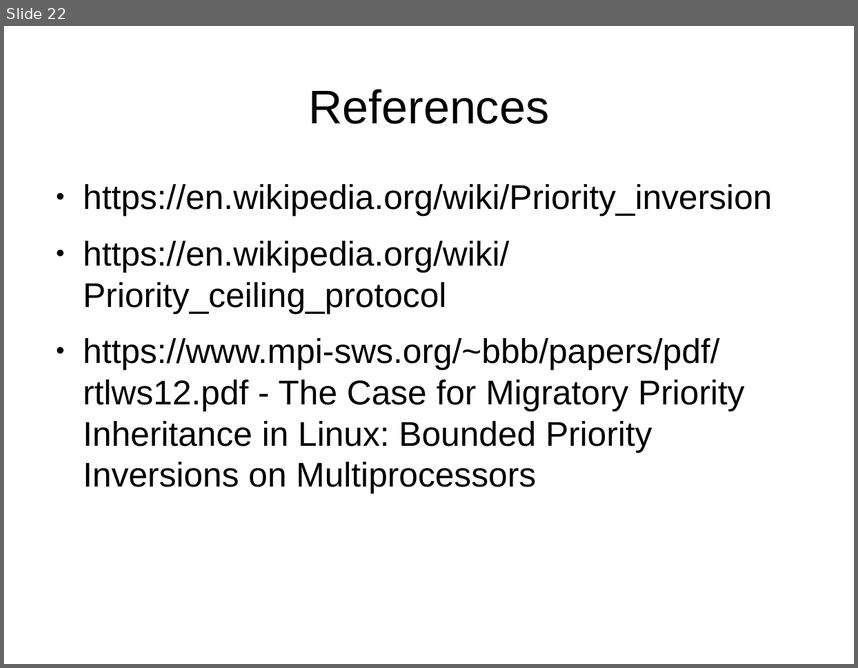
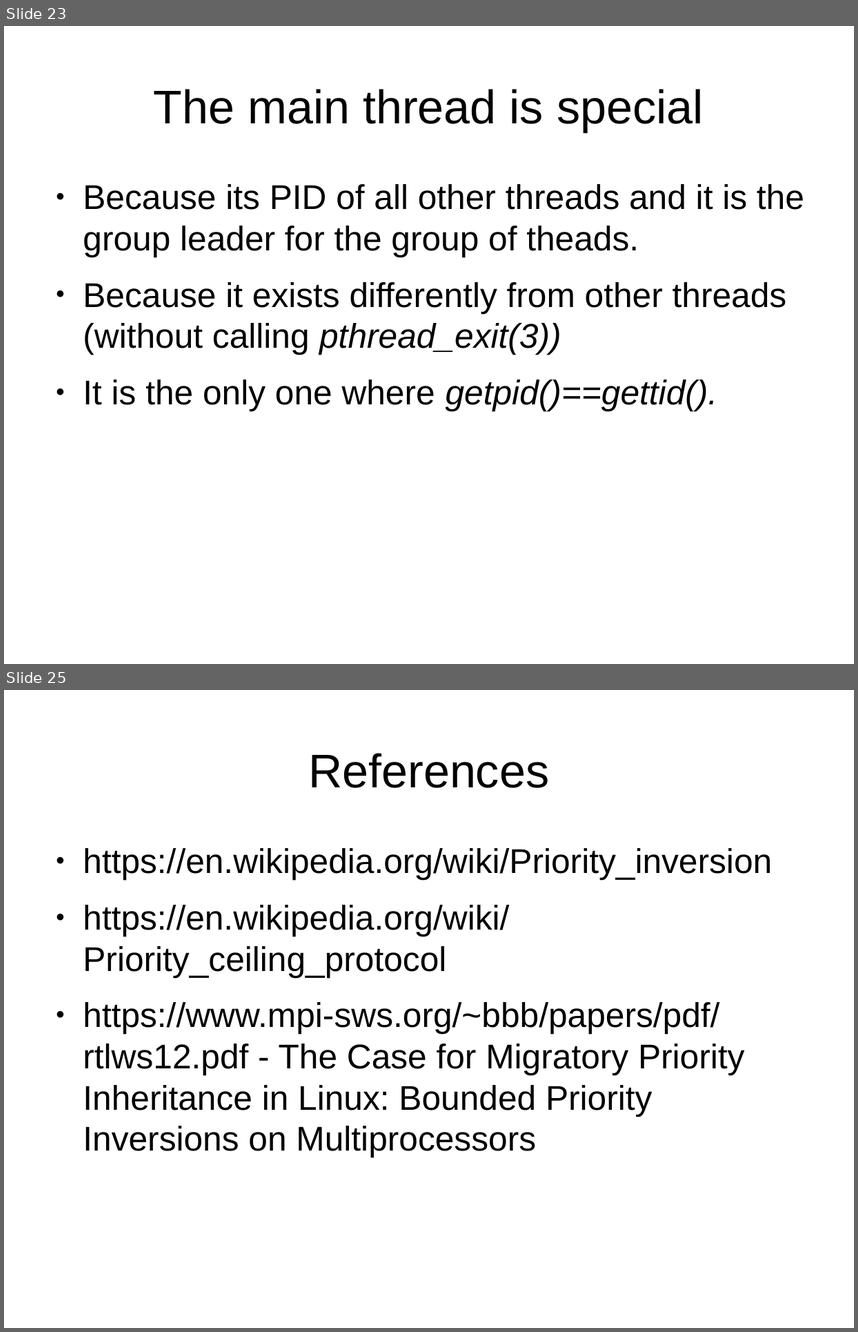
Before and after one commit to kalmuthu/slides, a slide deck: odp/pthreads_linux.odp. Shown one above the other, each under a label of ours: slide 22 before the commit, slides 23 and 25 after it; the slides between them are not shown. The pictures are 858x668 and 858x1332 pixels, drawn with LibreOffice and Linux fonts; fonts in the diff are those of the drawing. Boxes give left, top, right and bottom in pixels: in the first picture for what was removed or moved away, otherwise in the second. Text is boxed around its words. In the diff, an @@ line names an element or a change of style, - is before the commit and + after.

```diff
--- a/odp/pthreads_linux.odp
+++ b/odp/pthreads_linux.odp
@@ slide 23 added at (4, 26, 854, 664), background #FFFFFF @@
@@ title added at (154, 89, 703, 132), 44 pt, text #000000 @@
+The main thread is special
@@ text added at (83, 184, 804, 410), 32 pt, text #000000 @@
+● Because its PID of all other threads and it is the group leader for the group of theads.
+● Because it exists differently from other threads (without calling pthread_exit(3))
+● It is the only one where getpid()==gettid().
@@ what was slide 22 is now slide 25 @@
```
Also in this commit, not shown: 2 other slides added.
